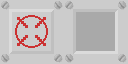
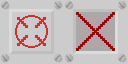
Two versions of the same layered image (128×64). Layer-by-layer changes:
painted on "Background" over box(76, 12, 115, 51)
